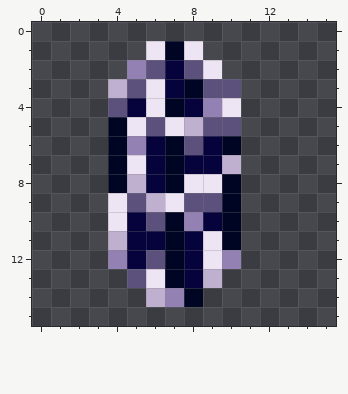
Pixel-art sprite -- src/main/resources/assets/jujutsu_kaisen/textures/skill/soul.png. This is how it looked before the edit.
The file is 16x16 pixels.
Now the later version:
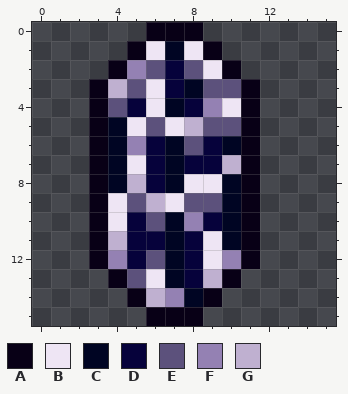
Palette (. is transparent): A #080016  B #eee5f4  C #000523  D #06023b  E #5c517c  F #9481b3  G #bfb0d0
Diff:
y 0: x 6..8 ... -> AAA
y 1: x 5 . -> A; x 9 . -> A
y 2: x 4 . -> A; x 10 . -> A
y 3..12: x 3 . -> A; x 11 . -> A
y 13: x 4 . -> A; x 10 . -> A
y 14: x 5 . -> A; x 9 . -> A
y 15: x 6..8 ... -> AAA
